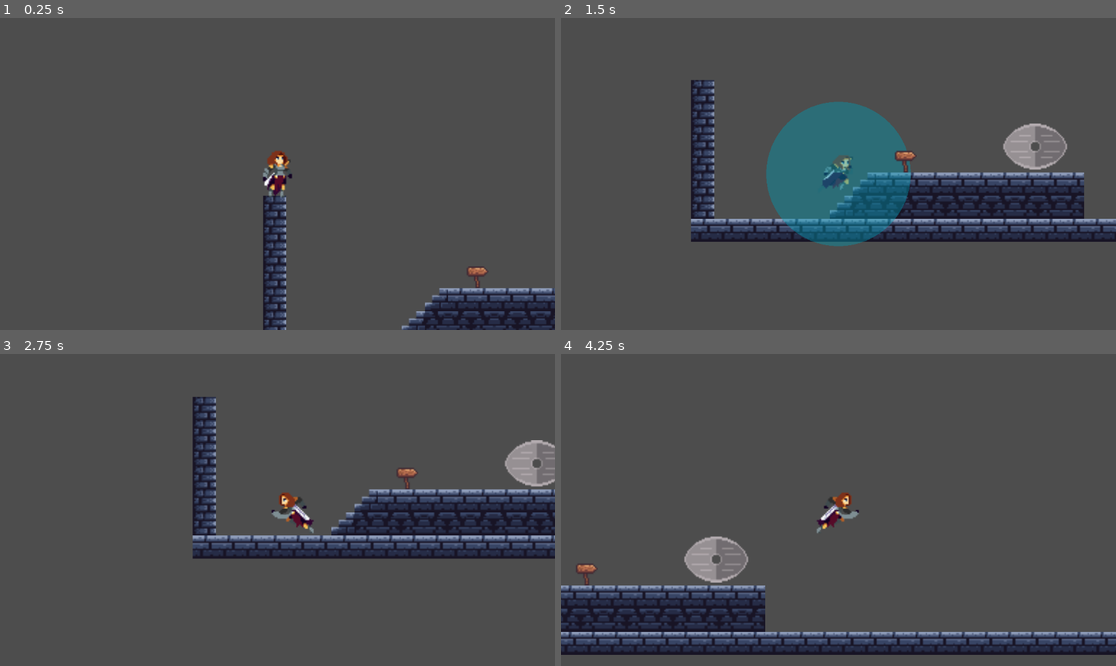
Above: before the commit, frames 1-4 (two rows, left to right).
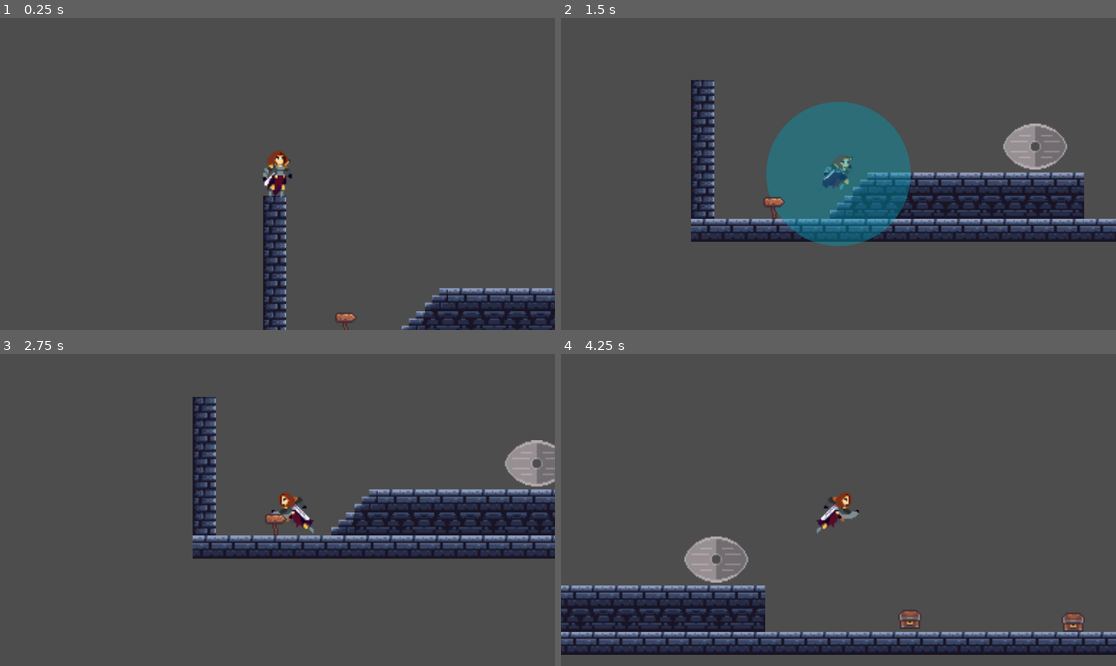
Above: after the commit, the same moments.

Repository: Washington99/musicplatformer
Game: Godot game, scene res://Scenes/test_scene_2.tscn
The game is run twice, just before and just after one commit, with the same random seed, the same clock (stepped at 60 frames per second) and the same inputs.
Inputs:
- Up to frame 1 (0.25 s): no input
- Up to frame 2 (1.5 s): tap Enter at 0.5 s; hold D (Right) from 0.53 s (still down); tap 1 (play_instrument) at 0.6 s; tap W (Jump) at 0.77 s; tap U (play_note) at 1.35 s
- Up to frame 3 (2.75 s): tap W (Jump) at 1.52 s; release D (Right) at 2.03 s; hold A (Left) from 2.03 s (still down); hold 2 from 2.03 s (still down)
- Up to frame 4 (4.25 s): release A (Left) at 2.78 s; release 2 at 2.78 s; hold D (Right) from 2.78 s (still down); tap Space at 2.85 s; tap W (Jump) at 3.02, 3.77 s; hold I from 3.53 s (still down)

The runs differ from the first frame. In frame 1, 0.2% of the frame differs, in the area x 60-88%, y 79-100%; in frame 2, 0.3%; in frame 3, 0.2%; in frame 4, 0.5%, in the area x 2-95%, y 67-90%.

Commit message:
Gate and Switch
Fixed gate and switch functionality to correctly behave under multiple connections to each other

Diff:
--- a/Scenes/test_scene.tscn
+++ b/Scenes/test_scene.tscn
@@ -106,7 +106,6 @@
 [node name="switch" parent="Puzzle1" instance=ExtResource("9_4ifvk")]
 position = Vector2(-215, 114)
 is_one_time = true
-trigger_key = "1"
 
 [node name="moving_platform" parent="Puzzle1" instance=ExtResource("8_rshn3")]
 position = Vector2(-163, 3)
@@ -116,7 +115,6 @@
 [node name="switch2" parent="Puzzle1/moving_platform" instance=ExtResource("9_4ifvk")]
 position = Vector2(46, -17)
 is_one_time = true
-trigger_key = "3"
 
 [node name="moving_platform2" parent="Puzzle1" instance=ExtResource("8_rshn3")]
 position = Vector2(-66, 3)
@@ -126,7 +124,6 @@
 [node name="switch3" parent="Puzzle1/moving_platform2" instance=ExtResource("9_4ifvk")]
 position = Vector2(52, -16)
 is_one_time = true
-trigger_key = "5"
 
 [node name="moving_platform3" parent="Puzzle1" instance=ExtResource("8_rshn3")]
 position = Vector2(32, 3)
@@ -136,7 +133,6 @@
 [node name="switch4" parent="Puzzle1/moving_platform3" instance=ExtResource("9_4ifvk")]
 position = Vector2(38, -18)
 is_one_time = true
-trigger_key = "1"
 
 [node name="moving_platform4" parent="Puzzle1" instance=ExtResource("8_rshn3")]
 position = Vector2(129, 3)
@@ -155,31 +151,26 @@
 position = Vector2(27, 96)
 is_one_time = true
 switch_name = "1"
-trigger_key = "1"
 
 [node name="switch2" parent="Puzzle2" instance=ExtResource("9_4ifvk")]
 position = Vector2(170, 97)
 is_one_time = true
 switch_name = "2"
-trigger_key = "1"
 
 [node name="switch3" parent="Puzzle2" instance=ExtResource("9_4ifvk")]
 position = Vector2(330, 97)
 is_one_time = true
 switch_name = "3"
-trigger_key = "3"
 
 [node name="switch4" parent="Puzzle2" instance=ExtResource("9_4ifvk")]
 position = Vector2(241, 48)
 is_one_time = true
 switch_name = "4"
-trigger_key = "3"
 
 [node name="switch5" parent="Puzzle2" instance=ExtResource("9_4ifvk")]
 position = Vector2(97, 48)
 is_one_time = true
 switch_name = "5"
-trigger_key = "5"
 
 [node name="Puzzle3" type="Node2D" parent="."]
 position = Vector2(986, 531)
--- a/Scenes/test_scene_2.tscn
+++ b/Scenes/test_scene_2.tscn
@@ -1,9 +1,11 @@
-[gd_scene load_steps=5 format=4 uid="uid://bjl3682kcg67m"]
+[gd_scene load_steps=7 format=4 uid="uid://bjl3682kcg67m"]
 
 [ext_resource type="TileSet" uid="uid://bl2o7yp2wf0hx" path="res://Assets/tilemap.tres" id="1_61y0p"]
 [ext_resource type="PackedScene" uid="uid://cjyf3dk4bye4q" path="res://Scenes/player.tscn" id="2_5u7cw"]
 [ext_resource type="PackedScene" uid="uid://d4ibfvrqimumk" path="res://Scenes/mover.tscn" id="3_toew8"]
 [ext_resource type="PackedScene" uid="uid://c54iwrw1m1gi" path="res://Scenes/lifeform.tscn" id="4_rqb20"]
+[ext_resource type="PackedScene" uid="uid://c44tohe5obyy" path="res://Scenes/gate.tscn" id="5_4rtvu"]
+[ext_resource type="PackedScene" uid="uid://qkjd7gmxk5n7" path="res://Scenes/switch.tscn" id="6_6wd3t"]
 
 [node name="test_scene2" type="Node2D"]
 
@@ -25,11 +27,28 @@
 dest_for_increasing = NodePath("../Node2D2")
 
 [node name="Lifeform" parent="." instance=ExtResource("4_rqb20")]
-position = Vector2(121, 174)
-song_list = Array[String](["piano_1", "piano_3", "piano_5", "violin_1"])
+position = Vector2(30, 206)
+song_list = Array[String](["piano_1", "violin_3", "violin_1"])
 
 [node name="Node2D2" type="Node2D" parent="."]
 position = Vector2(426, 206)
 
 [node name="Node2D" type="Node2D" parent="."]
 position = Vector2(625, 39)
+
+[node name="Gate" parent="." node_paths=PackedStringArray("needed_vertices", "note_hint") instance=ExtResource("5_4rtvu")]
+position = Vector2(496, 190)
+needed_vertices = [NodePath("../switch"), NodePath("../switch2"), NodePath("../switch3")]
+note_hint = NodePath("../Lifeform")
+
+[node name="switch" parent="." instance=ExtResource("6_6wd3t")]
+position = Vector2(458, 206)
+trigger_keys = Array[String](["piano_1", "piano_5"])
+
+[node name="switch2" parent="." instance=ExtResource("6_6wd3t")]
+position = Vector2(345, 204)
+trigger_keys = Array[String](["violin_1"])
+
+[node name="switch3" parent="." instance=ExtResource("6_6wd3t")]
+position = Vector2(576, 205)
+trigger_keys = Array[String](["violin_3"])
--- a/Scripts/gate.gd
+++ b/Scripts/gate.gd
@@ -1,4 +1,26 @@
 extends Node2D
+
+@export var needed_vertices: Array[Switch]
+@export var note_hint: Lifeform
+@export var is_ordered: bool = false
+
+func _process(delta: float) -> void:
+	for vertex in needed_vertices:
+
+		## Assume needed_vertices are all triggered
+		var all_vertices_opened: bool = true
+
+		## if any vertex wasn't triggered by the correct key then close Gate
+		if not (vertex.switch_name in note_hint.song_list):
+			all_vertices_opened = false
+			close_door()
+			break
+
+		if all_vertices_opened:
+			open_door()
+
+
+
 
 func open_door() -> void:
 	$TileMapLayer.set_cell(Vector2i(0,0), 0, Vector2i(12,10))
--- a/Scripts/switch.gd
+++ b/Scripts/switch.gd
@@ -4,16 +4,21 @@
 
 @export var is_one_time: bool = false
 @export var switch_name: String = ""
-@export var trigger_key: String = "0"
+@export var trigger_keys: Array[String] = []
 
 var triggered: bool = false
 signal switch_on(name: String)
 
 func _on_area_entered(area: Area2D) -> void:
-	if triggered:
+	var music_resolver: MusicResolver = area.get_parent()
+	var music_played: String = music_resolver.instrument_played + "_" + str(music_resolver.note_played)
+
+	if music_played in trigger_keys:
+		# triggered = true
 		$TileMapLayer.set_cell(Vector2i(0,0), 0, Vector2i(13,9))
-		$CollisionShape2D.set_deferred("disabled", true)
-		switch_on.emit(switch_name)
+		# $CollisionShape2D.set_deferred("disabled", true)
+		switch_name = music_played
+		# switch_on.emit(switch_name)
 
 		if !is_one_time:
 			$Timer.start()
@@ -22,11 +27,3 @@
 	$TileMapLayer.set_cell(Vector2i(0,0), 0, Vector2i(12,9))
 	$CollisionShape2D.set_deferred("disabled", false)
 	triggered = false
-
-func switch_reset() -> void:
-	$TileMapLayer.set_cell(Vector2i(0,0), 0, Vector2i(12,9))
-	$CollisionShape2D.set_deferred("disabled", false)
-
-func _on_music_node_note_played(note_name: String) -> void:
-	if note_name == trigger_key or trigger_key == "0":
-		triggered = true
